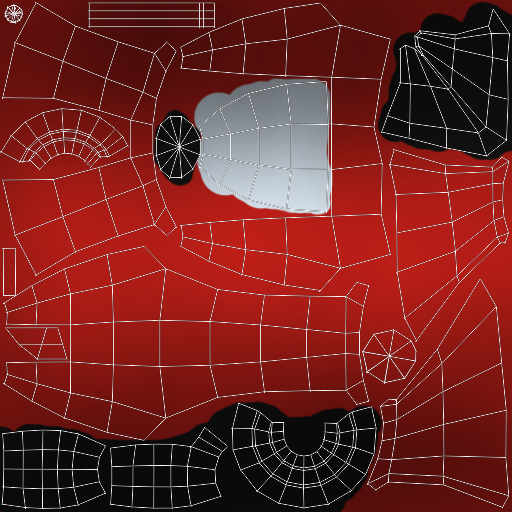
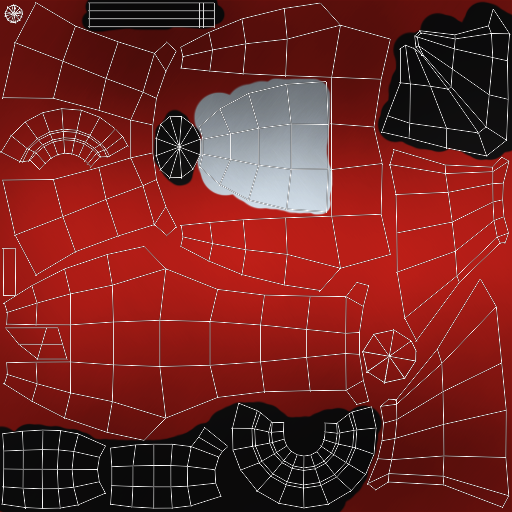
Comparing the layer stacks of the two 512 x 512 images. Changes:
painted on "Layer 2" over bbox(81, 0, 226, 33)
